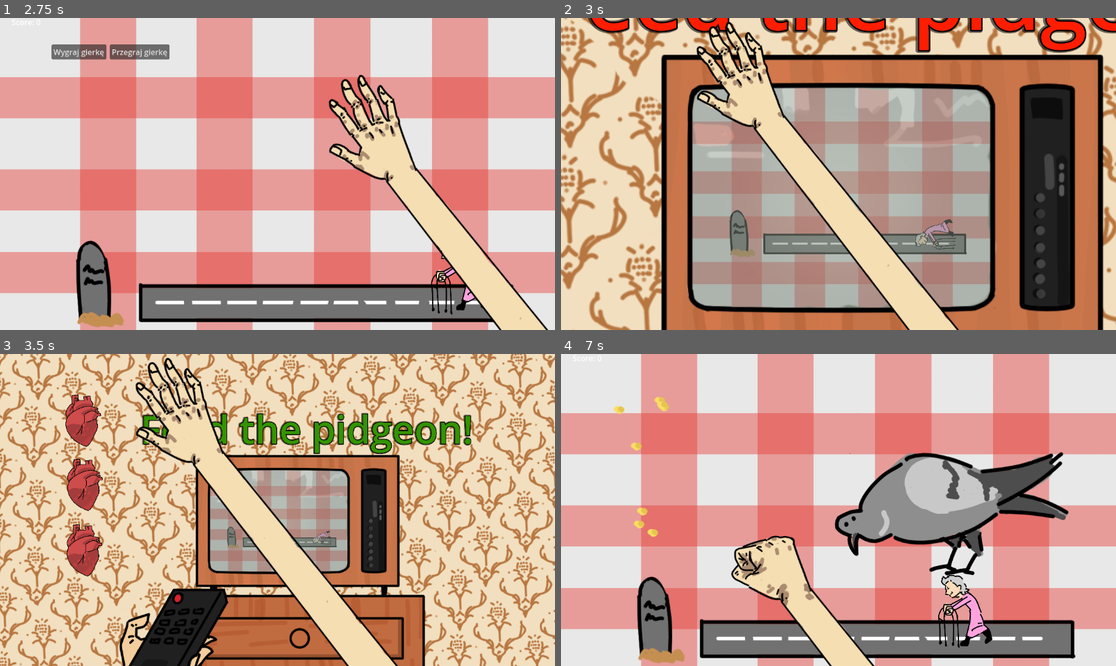
Above: before the commit, frames 1-4 (two rows, left to right).
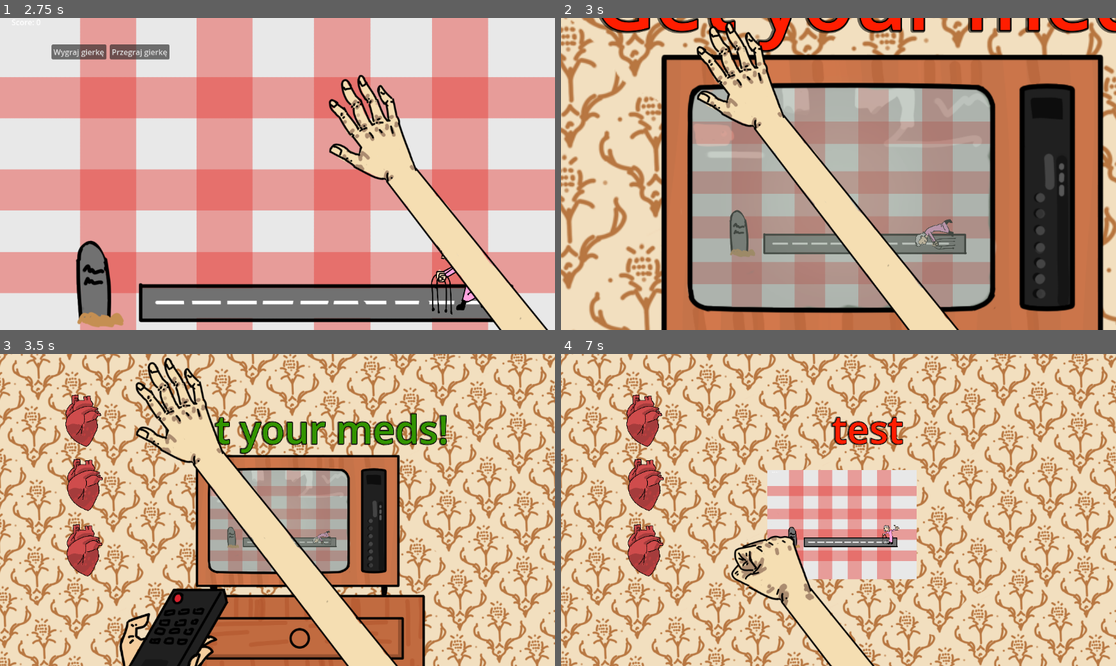
Above: after the commit, the same moments.

Repository: n0tcnj1eck4h/HackCarpathia2025
Game: Godot game, scene res://main.tscn
Same seed, same stepped clock (60 frames per second), same inputs: the game is played once before the commit and once after it.
Inputs (mouse positions are in pixels of both pictures, inside the frame that each line leads up to):
- Up to frame 1 (2.75 s): move the mouse to (399, 158) at 0.52 s; click (399, 158) at 0.67 s; drag from (166, 189) to (249, 236) at 1.27 s; move the mouse to (333, 105) at 2.02 s; click (333, 105) at 2.17 s
- Up to frame 2 (3 s): click "Przegraj gierkę" at 2.75 s
- Up to frame 3 (3.5 s): no input
- Up to frame 4 (7 s): drag from (810, 572) to (672, 463) at 3.52 s; move the mouse to (1005, 556) at 4.27 s; click (1005, 556) at 4.42 s; drag from (672, 463) to (755, 432) at 5.02 s; move the mouse to (866, 510) at 5.77 s; click (866, 510) at 5.92 s; drag from (755, 432) to (727, 525) at 6.52 s

Frame 1 is identical in both runs. In frame 2, 3.7% of the frame differs, in the area x 4-100%, y 0-12%; in frame 3, 2.8%; in frame 4, 93%, in the area x 0-100%, y 0-100%.

Commit message:
new pill game

Diff:
--- a/ElderWare/main.gd
+++ b/ElderWare/main.gd
@@ -8,10 +8,10 @@
 const MINIGAMES = [
 	{"scene":preload("res://minigames/test/test.tscn"), "message":"test"},
 	{"scene":preload("res://minigames/pills/getyourmeds.tscn"),"message":"Get your meds!"},
-	{"scene":preload("res://minigames/police/police.tscn"),"message":"Call the police!"},
-	{"scene":preload("res://minigames/stroke_that_cat/stroke_that_cat.tscn"),"message":"Stroke that cat!"},
-	{"scene":preload("res://minigames/dumplings/make_some_dumplings.tscn"),"message":"Make dumplings!"},
-	{"scene":preload("res://minigames/pdgeon/pidgeon.tscn"),"message":"Feed the pidgeon!"}
+	#{"scene":preload("res://minigames/police/police.tscn"),"message":"Call the police!"},
+	#{"scene":preload("res://minigames/stroke_that_cat/stroke_that_cat.tscn"),"message":"Stroke that cat!"},
+	#{"scene":preload("res://minigames/dumplings/make_some_dumplings.tscn"),"message":"Make dumplings!"},
+	#{"scene":preload("res://minigames/pdgeon/pidgeon.tscn"),"message":"Feed the pidgeon!"}
 ]
 
 var clock
--- a/ElderWare/minigames/dumplings/make_some_dumplings.tscn
+++ b/ElderWare/minigames/dumplings/make_some_dumplings.tscn
@@ -9,10 +9,6 @@
 script = ExtResource("1_y2cme")
 
 [node name="Unmade dumplings" type="Node" parent="."]
-
-[node name="UnmadeDumpling" parent="Unmade dumplings" instance=ExtResource("2_kv7ns")]
-position = Vector2(344, 123)
-scale = Vector2(0.717973, 0.717973)
 
 [node name="UnmadeDumpling2" parent="Unmade dumplings" instance=ExtResource("2_kv7ns")]
 position = Vector2(504, 267)
--- /dev/null
+++ b/ElderWare/minigames/dumplings/pierog.gd
@@ -0,0 +1 @@
+extends Node2D
--- a/ElderWare/minigames/pills/getyourmeds.gd
+++ b/ElderWare/minigames/pills/getyourmeds.gd
@@ -1,48 +1,7 @@
 extends Minigame
 
 
-# Called when the node enters the scene tree for the first time.
-func _ready() -> void:
-	spawn_bouncy_entities()
+func _on_good_pill_input_event(viewport: Node, event: InputEvent, shape_idx: int) -> void:
+	if event is InputEventMouseButton and event.button_index == MOUSE_BUTTON_LEFT and event.is_pressed():
+		minigame_complete.emit()
 	pass # Replace with function body.
-
-
-# Called every frame. 'delta' is the elapsed time since the previous frame.
-func _process(delta: float) -> void:
-	pass
-
-const BouncyEntityScene = preload("res://minigames/pills/evil_pill.tscn")
-const HealthyEntityScene = preload("res://minigames/pills/good_pill.tscn")
-
-func spawn_bouncy_entities() -> void:
-	var viewport_size := self.get_viewport_rect().size
-
-	var pill = HealthyEntityScene.instantiate()
-	add_child(pill)
-	pill.epic_signal.connect(self.minigame_complete.emit)
-	pill.position = Vector2(
-		randf_range(0, viewport_size.x),
-		randf_range(0, viewport_size.y)
-	)
-
-	pill.velocity = Vector2(randf_range(-1, 1), randf_range(-1, 1)).normalized() * randf_range(10.0, 500.0)
-	pill.rpm = randf_range(-4, 4)
-	var pillscale = randf_range(1, 4)
-	pill.apply_scale(Vector2(pillscale, pillscale))
-
-	for i in range(20):
-		var entity = BouncyEntityScene.instantiate()
-		add_child(entity)
-		entity.epic_signal.connect(self.mingame_failed.emit)
-		entity.position = Vector2(
-			randf_range(0, viewport_size.x),
-			randf_range(0, viewport_size.y)
-		)
-
-		# Set random velocity (direction and speed)
-		var direction := Vector2(randf_range(-1, 1), randf_range(-1, 1)).normalized()
-		var speed := randf_range(10.0, 500.0)
-		entity.velocity = direction * speed
-		entity.rpm = randf_range(-4, 4)
-		var scale = randf_range(1, 4)
-		entity.apply_scale(Vector2(scale, scale))
--- a/ElderWare/minigames/pills/getyourmeds.tscn
+++ b/ElderWare/minigames/pills/getyourmeds.tscn
@@ -1,12 +1,118 @@
-[gd_scene load_steps=3 format=3 uid="uid://dv4hlccxu85vs"]
+[gd_scene load_steps=10 format=3 uid="uid://dv4hlccxu85vs"]
 
-[ext_resource type="Script" uid="uid://bub1uxdjykbki" path="res://minigames/pills/getyourmeds.gd" id="1_vaxek"]
+[ext_resource type="Script" uid="uid://bub1uxdjykbki" path="res://minigames/pills/getyourmeds.gd" id="1_ypn2g"]
 [ext_resource type="AudioStream" uid="uid://cm4n6a8n1detg" path="res://sounds/lonczna44.mp3" id="2_6tcb6"]
+[ext_resource type="PackedScene" uid="uid://dtxucvg2yetwu" path="res://minigames/pills/sloik.tscn" id="2_73ia1"]
+[ext_resource type="Texture2D" uid="uid://cplno7oh5eiy3" path="res://assets/pigulka2.png" id="3_ddq70"]
+[ext_resource type="Texture2D" uid="uid://cqkx2kq06xw5x" path="res://assets/pigulki.png" id="5_g6yec"]
 
-[node name="Getyourmeds" type="Node2D"]
-script = ExtResource("1_vaxek")
+[sub_resource type="RectangleShape2D" id="RectangleShape2D_73ia1"]
+size = Vector2(1338, 76)
+
+[sub_resource type="RectangleShape2D" id="RectangleShape2D_ddq70"]
+size = Vector2(78, 653)
+
+[sub_resource type="CapsuleShape2D" id="CapsuleShape2D_ypn2g"]
+radius = 20.7249
+height = 93.0436
+
+[sub_resource type="CapsuleShape2D" id="CapsuleShape2D_g6yec"]
+radius = 22.7933
+height = 94.4027
+
+[node name="GetYourMeds" type="Node2D"]
+script = ExtResource("1_ypn2g")
 
 [node name="AudioStreamPlayer2D" type="AudioStreamPlayer2D" parent="."]
 stream = ExtResource("2_6tcb6")
 volume_db = 10.0
 autoplay = true
+
+[node name="StaticBody2D" type="StaticBody2D" parent="."]
+position = Vector2(-71, 604)
+
+[node name="CollisionShape2D" type="CollisionShape2D" parent="StaticBody2D"]
+position = Vector2(652, -111)
+shape = SubResource("RectangleShape2D_73ia1")
+
+[node name="CollisionShape2D2" type="CollisionShape2D" parent="StaticBody2D"]
+position = Vector2(34, -438)
+shape = SubResource("RectangleShape2D_ddq70")
+
+[node name="CollisionShape2D3" type="CollisionShape2D" parent="StaticBody2D"]
+position = Vector2(1243, -428)
+shape = SubResource("RectangleShape2D_ddq70")
+
+[node name="CollisionShape2D4" type="CollisionShape2D" parent="StaticBody2D"]
+position = Vector2(635, -806)
+shape = SubResource("RectangleShape2D_73ia1")
+
+[node name="Sloik" parent="." instance=ExtResource("2_73ia1")]
+position = Vector2(210, 257)
+
+[node name="Pill" type="RigidBody2D" parent="."]
+position = Vector2(266, 322)
+rotation = 0.855507
+
+[node name="Pigulka2" type="Sprite2D" parent="Pill"]
+position = Vector2(20, 63)
+scale = Vector2(0.291016, 0.291016)
+texture = ExtResource("3_ddq70")
+
+[node name="CollisionShape2D" type="CollisionShape2D" parent="Pill"]
+rotation = 1.40154
+shape = SubResource("CapsuleShape2D_ypn2g")
+
+[node name="Pill2" type="RigidBody2D" parent="."]
+position = Vector2(188, 359)
+
+[node name="Pigulka2" type="Sprite2D" parent="Pill2"]
+position = Vector2(20, 63)
+scale = Vector2(0.291016, 0.291016)
+texture = ExtResource("3_ddq70")
+
+[node name="CollisionShape2D" type="CollisionShape2D" parent="Pill2"]
+rotation = 1.40154
+shape = SubResource("CapsuleShape2D_ypn2g")
+
+[node name="Pill3" type="RigidBody2D" parent="."]
+position = Vector2(186, 276)
+rotation = -0.380006
+
+[node name="Pigulka2" type="Sprite2D" parent="Pill3"]
+position = Vector2(20, 63)
+scale = Vector2(0.291016, 0.291016)
+texture = ExtResource("3_ddq70")
+
+[node name="CollisionShape2D" type="CollisionShape2D" parent="Pill3"]
+rotation = 1.40154
+shape = SubResource("CapsuleShape2D_ypn2g")
+
+[node name="Pill4" type="RigidBody2D" parent="."]
+position = Vector2(258, 220)
+rotation = 0.781504
+
+[node name="Pigulka2" type="Sprite2D" parent="Pill4"]
+position = Vector2(20, 63)
+scale = Vector2(0.291016, 0.291016)
+texture = ExtResource("3_ddq70")
+
+[node name="CollisionShape2D" type="CollisionShape2D" parent="Pill4"]
+rotation = 1.40154
+shape = SubResource("CapsuleShape2D_ypn2g")
+
+[node name="GoodPill" type="RigidBody2D" parent="."]
+position = Vector2(188, 179)
+rotation = -0.467192
+input_pickable = true
+
+[node name="Pigulki" type="Sprite2D" parent="GoodPill"]
+position = Vector2(19, 61)
+scale = Vector2(0.289062, 0.289062)
+texture = ExtResource("5_g6yec")
+
+[node name="CollisionShape2D" type="CollisionShape2D" parent="GoodPill"]
+rotation = 1.40684
+shape = SubResource("CapsuleShape2D_g6yec")
+
+[connection signal="input_event" from="GoodPill" to="." method="_on_good_pill_input_event"]
--- /dev/null
+++ b/ElderWare/minigames/pills/mouse_position.gd
@@ -0,0 +1,5 @@
+extends CharacterBody2D
+
+func _physics_process(_delta: float) -> void:
+	velocity = (get_global_mouse_position() - global_position) * 100
+	move_and_slide()
--- /dev/null
+++ b/ElderWare/minigames/pills/sloik.gd
@@ -0,0 +1,18 @@
+extends Node2D
+
+var attached:bool = false
+var clicked_position: Vector2
+@onready var joint: PinJoint2D = $MousePosition/PinJoint2D
+@onready var mouse_position = $MousePosition
+@onready var sloik_body = $SloikBody
+
+func _process(delta):
+	if !Input.is_mouse_button_pressed(MOUSE_BUTTON_LEFT):
+		joint.node_a = ""
+
+func _on_area_2d_input_event(viewport: Node, event: InputEvent, shape_idx: int) -> void:
+	if event is InputEventMouseButton and event.button_index == MOUSE_BUTTON_LEFT and event.is_pressed():
+		joint.node_a = NodePath(sloik_body.get_path())
+		joint.node_b = NodePath(mouse_position.get_path())
+
+		pass
--- /dev/null
+++ b/ElderWare/minigames/pills/sloik.tscn
@@ -0,0 +1,62 @@
+[gd_scene load_steps=9 format=3 uid="uid://dtxucvg2yetwu"]
+
+[ext_resource type="Script" uid="uid://ob8ukmh00vut" path="res://minigames/pills/sloik.gd" id="1_k12iy"]
+[ext_resource type="Texture2D" uid="uid://d4kk30g3ollai" path="res://assets/sloik.png" id="2_bo54v"]
+[ext_resource type="Script" uid="uid://4paiuec0akoe" path="res://minigames/pills/mouse_position.gd" id="3_kbe7k"]
+
+[sub_resource type="RectangleShape2D" id="RectangleShape2D_g6yec"]
+size = Vector2(225, 20)
+
+[sub_resource type="RectangleShape2D" id="RectangleShape2D_irme5"]
+size = Vector2(20, 283)
+
+[sub_resource type="RectangleShape2D" id="RectangleShape2D_4nmrt"]
+size = Vector2(20, 295)
+
+[sub_resource type="CapsuleShape2D" id="CapsuleShape2D_lo8ko"]
+radius = 163.0
+height = 374.0
+
+[sub_resource type="CircleShape2D" id="CircleShape2D_73ia1"]
+
+[node name="Sloik" type="Node2D"]
+script = ExtResource("1_k12iy")
+
+[node name="SloikBody" type="RigidBody2D" parent="."]
+mass = 3.47
+angular_damp = 1.0
+
+[node name="Sloik" type="Sprite2D" parent="SloikBody"]
+position = Vector2(9, -45)
+scale = Vector2(0.536133, 0.536133)
+texture = ExtResource("2_bo54v")
+
+[node name="CollisionShape2D" type="CollisionShape2D" parent="SloikBody"]
+position = Vector2(8.5, 141)
+shape = SubResource("RectangleShape2D_g6yec")
+
+[node name="CollisionShape2D2" type="CollisionShape2D" parent="SloikBody"]
+position = Vector2(-91, -10.5)
+shape = SubResource("RectangleShape2D_irme5")
+
+[node name="CollisionShape2D3" type="CollisionShape2D" parent="SloikBody"]
+position = Vector2(112, 0.5)
+shape = SubResource("RectangleShape2D_4nmrt")
+
+[node name="Area2D" type="Area2D" parent="SloikBody"]
+
+[node name="CollisionShape2D" type="CollisionShape2D" parent="SloikBody/Area2D"]
+position = Vector2(3, 3)
+shape = SubResource("CapsuleShape2D_lo8ko")
+
+[node name="MousePosition" type="CharacterBody2D" parent="."]
+collision_layer = 0
+collision_mask = 0
+script = ExtResource("3_kbe7k")
+
+[node name="CollisionShape2D" type="CollisionShape2D" parent="MousePosition"]
+shape = SubResource("CircleShape2D_73ia1")
+
+[node name="PinJoint2D" type="PinJoint2D" parent="MousePosition"]
+
+[connection signal="input_event" from="SloikBody/Area2D" to="." method="_on_area_2d_input_event"]
Not shown, added: ElderWare/minigames/dumplings/pierog.gd.uid
Not shown, added: ElderWare/minigames/pills/mouse_position.gd.uid
Not shown, added: ElderWare/minigames/pills/sloik.gd.uid
